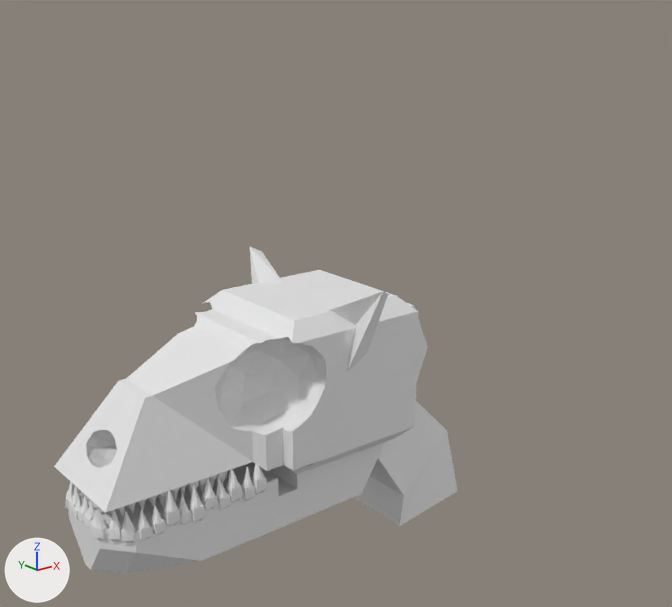
Before and after pictures for a commit that changed the Blender file CatDeity.blend.
The view is the same before and after, from a camera (50 mm lens) standing at (-23.5, -32.1, 39.8) and looking at (-1.8, -5.0, 28.9). Arrows for +X, +Y and +Z are at lower left; the lights stay in place. The first picture is the older version.

Before the edit, the objects in view are built like this:
```python
me_cube = bpy.data.meshes.new('Cube')
me_cube.from_pydata(...)  # 2277 vertices, 2216 faces; spans x -20.4..8.7, y -2.0..5.4, z -6.5..1.4
me_cube_001 = bpy.data.meshes.new('Cube.001')
me_cube_001.from_pydata(...)  # 2086 vertices, 2012 faces; spans x -3.55..0.8, y -0.88..0.84, z -1.7..-0.52
me_cube_001.materials.append(None)
me_cube_003 = bpy.data.meshes.new('Cube.003')
me_cube_003.from_pydata(...)  # 16 vertices, 14 faces; spans x -1.0..2.27, y -1.0..1.0, z -5.4..1.0
ob_lower_skull = bpy.data.objects.new('Lower Skull', me_cube_001)
ob_lower_skull.location = (-3.0, -4.6, 26.15)
ob_lower_skull.rotation_euler = (-0.00521, -0.00968, 0.00595)  # degrees (-0.3, -0.6, 0.3)
ob_lower_skull.scale = (2.78, 2.78, 2.78)
ob_neck = bpy.data.objects.new('Neck', me_cube_003)
ob_neck.location = (-2.07, -4.61, 24.02)
ob_neck.scale = (3.05, 2.09, 1.0)
ob_upperskull = bpy.data.objects.new('UpperSkull', me_cube)
ob_upperskull.location = (-2.72, -1.98, 29.16)
ob_upperskull.rotation_euler = (-1.436, -0.148, -0.187)  # degrees (-82, -8.5, -11)
ob_upperskull.scale = (0.504, 1.07, 1.07)
```
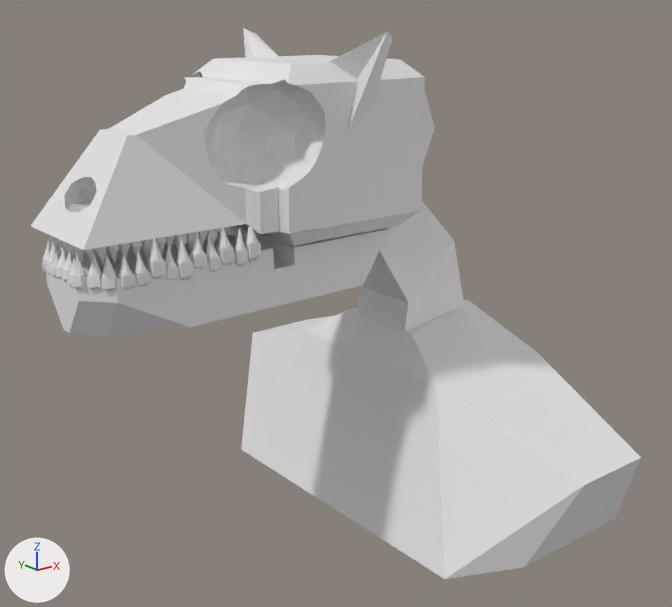
Boxes (x1, y1, x2, y2) around the edits, measured in the pictures (672 x 607 px):
'UpperSkull', moved
    before: (54, 247, 428, 517)
    after: (31, 28, 435, 265)
'Chest', added
    after: (241, 299, 641, 579)
'Lower Skull', moved
    before: (65, 442, 385, 574)
    after: (42, 224, 389, 336)
'Neck', moved
    before: (356, 401, 458, 526)
    after: (230, 200, 464, 332)

Diff of the bpy script that builds the scene:
```diff
--- a/CatDeity.blend.py
+++ b/CatDeity.blend.py
@@ me_cube_004 @@
+me_cube_004.from_pydata(...)  # 35 vertices, 32 faces; spans x -1.0..1.0, y -1.51..1.51, z -1.0..1.5
@@ ob_lower_skull @@
 ob_lower_skull = bpy.data.objects.new('Lower Skull', me_cube_001)
-ob_lower_skull.location = (-3.0, -4.6, 26.15)
+ob_lower_skull.location = (-3.0, -4.6, 34.8)
 ob_lower_skull.rotation_euler = (-0.00521, -0.00968, 0.00595)  # degrees (-0.3, -0.6, 0.3)
@@ ob_upperskull @@
 ob_upperskull = bpy.data.objects.new('UpperSkull', me_cube)
-ob_upperskull.location = (-2.72, -1.98, 29.16)
+ob_upperskull.location = (-2.72, -1.98, 37.81)
 ob_upperskull.rotation_euler = (-1.436, -0.148, -0.187)  # degrees (-82, -8.5, -11)
@@ ob_neck @@
 ob_neck = bpy.data.objects.new('Neck', me_cube_003)
-ob_neck.location = (-2.07, -4.61, 24.02)
+ob_neck.location = (-2.07, -4.61, 32.67)
 ob_neck.scale = (3.05, 2.09, 1.0)
@@ ob_chest @@
+ob_chest = bpy.data.objects.new('Chest', me_cube_004)
+ob_chest.location = (3.04, -4.48, 22.96)
+ob_chest.scale = (4.81, 6.84, 3.18)
```
